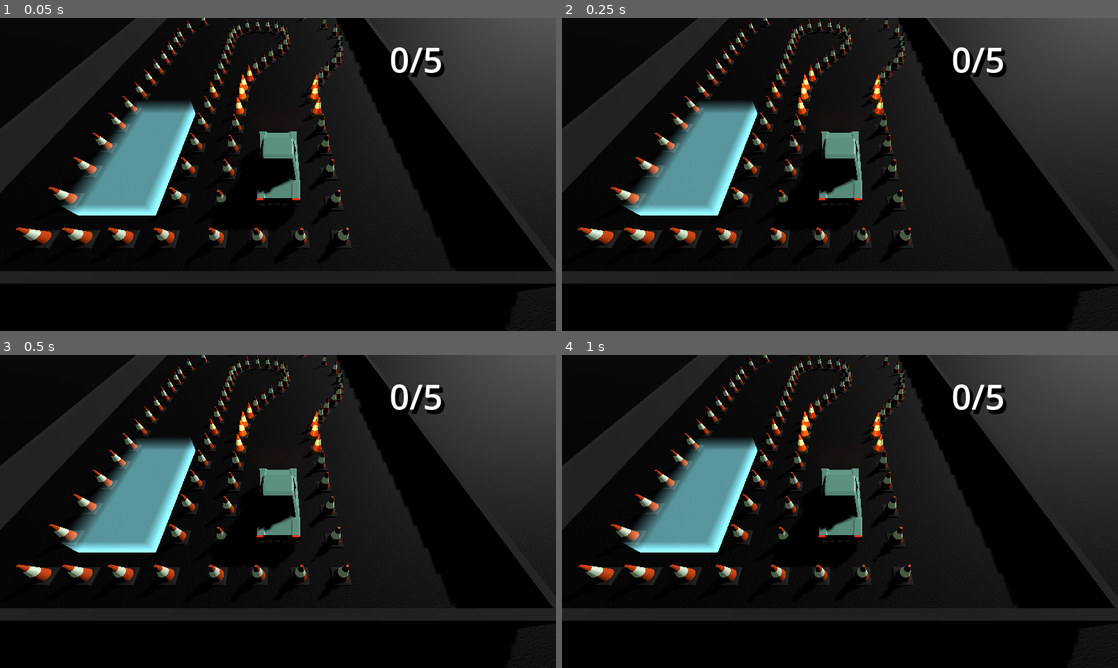
Above: before the commit, frames 1-4 (two rows, left to right).
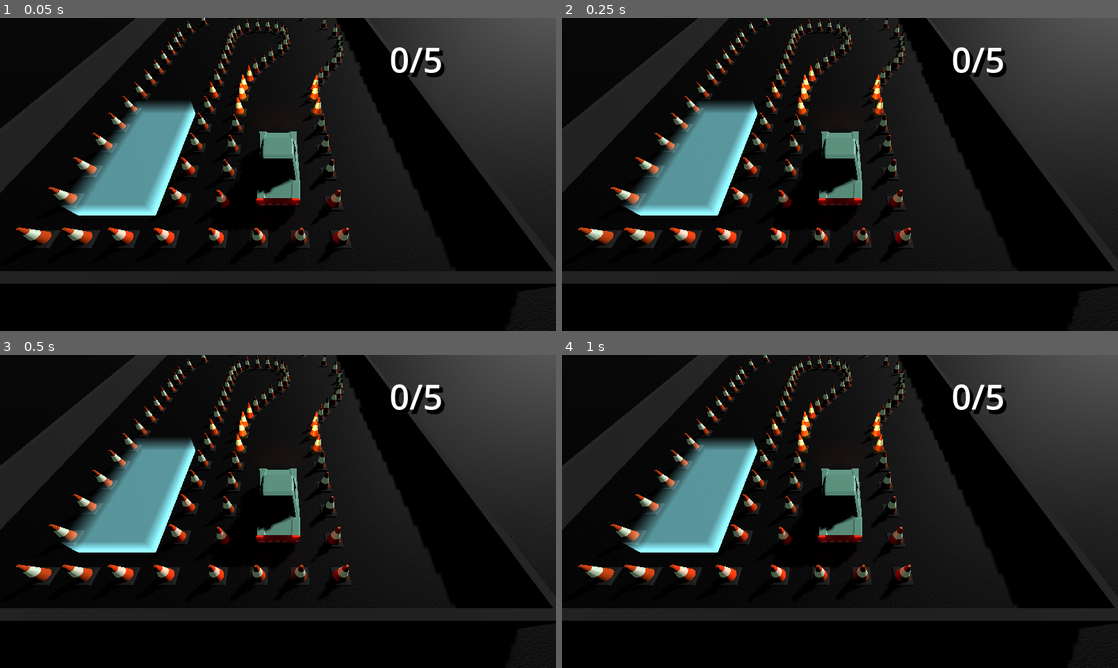
Above: after the commit, the same moments.

Repository: TomMurray/ValetV2
Game: Godot game, scene res://scenes/levels/test.tscn
Two runs of this game, one before a commit and one after it. Both use one fixed random seed, a clock stepped at 60 frames per second and the inputs below.
Inputs:
- Up to frame 1 (0.05 s): no input
- Up to frame 2 (0.25 s): no input
- Up to frame 3 (0.5 s): no input
- Up to frame 4 (1 s): tap Enter at 0.5 s; hold Right (steer_right) from 0.53 s (still down)

The runs differ from the first frame. In frame 1, 0.8% of the frame differs, in the area x 19-63%, y 14-73%; in frame 2, 0.8%; in frame 3, 0.8%; in frame 4, 0.8%.

Commit message:
Save a bunch of tweaking and factoring out chunks of levels and whatnot

Diff:
--- a/scenes/levels/level1.tscn
+++ b/scenes/levels/level1.tscn
@@ -8,35 +8,34 @@
 [ext_resource type="PackedScene" uid="uid://dlcl4g8eeahy7" path="res://scenes/props/traffic_cone.tscn" id="6_8ye1h"]
 [ext_resource type="Script" path="res://scripts/level/level_logic.gd" id="7_2r1ou"]
 [ext_resource type="PackedScene" uid="uid://btsndqkxonpfh" path="res://scenes/props/parking_area.tscn" id="7_xfbd8"]
-[ext_resource type="PackedScene" uid="uid://o8bbuwnr03eo" path="res://scenes/props/world1/multistorey_single_level.tscn" id="9_b4c1i"]
+[ext_resource type="PackedScene" uid="uid://1aps6snaxwys" path="res://scenes/levels/level_chunks/world1/multistorey.tscn" id="9_x1o66"]
 
 [sub_resource type="ProceduralSkyMaterial" id="ProceduralSkyMaterial_odfnc"]
 sky_curve = 0.252269
 ground_bottom_color = Color(0.466667, 0.576471, 0.866667, 1)
 ground_curve = 0.101965
 
-[sub_resource type="Sky" id="Sky_oeblg"]
+[sub_resource type="Sky" id="Sky_ukivk"]
 sky_material = SubResource("ProceduralSkyMaterial_odfnc")
 
 [sub_resource type="Environment" id="Environment_h20ge"]
 background_mode = 2
-sky = SubResource("Sky_oeblg")
+sky = SubResource("Sky_ukivk")
+sdfgi_use_occlusion = true
 glow_enabled = true
 volumetric_fog_enabled = true
-volumetric_fog_density = 0.0551
+volumetric_fog_density = 0.0338
+volumetric_fog_albedo = Color(0.890196, 0.890196, 0.890196, 1)
+volumetric_fog_emission = Color(0.494118, 0.619608, 0.819608, 1)
 
 [sub_resource type="Resource" id="Resource_hvpg7"]
 script = ExtResource("5_jykah")
 max_obstacles_hit = 1
 
-[sub_resource type="StandardMaterial3D" id="StandardMaterial3D_vhv4j"]
-albedo_color = Color(0, 0, 0, 1)
-
-[sub_resource type="PlaneMesh" id="PlaneMesh_2fxmj"]
-material = SubResource("StandardMaterial3D_vhv4j")
-size = Vector2(200, 200)
-
 [node name="Node3D" type="Node3D"]
+
+[node name="WorldEnvironment" type="WorldEnvironment" parent="."]
+environment = SubResource("Environment_h20ge")
 
 [node name="ui" type="CanvasLayer" parent="."]
 
@@ -45,16 +44,19 @@
 [node name="obstacles_counter" parent="ui/end_game_panel/list/obstacle_counter_container" index="0" node_paths=PackedStringArray("level_logic")]
 level_logic = NodePath("../../../../../level_logic")
 
-[node name="WorldEnvironment" type="WorldEnvironment" parent="."]
-environment = SubResource("Environment_h20ge")
-
-[node name="camera" type="Node3D" parent="." node_paths=PackedStringArray("target")]
-transform = Transform3D(1, 0, 0, 0, 1, 0, 0, 0, 1, 0, 0.5, 0)
+[node name="level_logic" type="Node" parent="."]
+script = ExtResource("7_2r1ou")
+objective = SubResource("Resource_hvpg7")
+
+[node name="player_camera" type="Node3D" parent="." node_paths=PackedStringArray("target")]
+transform = Transform3D(-4.37114e-08, 0, -1, 0, 1, 0, 1, 0, -4.37114e-08, 5, 0.5, -7)
 script = ExtResource("1_tdgni")
 target = NodePath("../picocar")
 
-[node name="Camera3D" type="Camera3D" parent="camera" node_paths=PackedStringArray("target")]
-transform = Transform3D(0.658078, 0.240759, -0.71342, 0, 0.9475, 0.319755, 0.75295, -0.210424, 0.623529, 0, 2.241, -2.63)
+[node name="Camera3D" type="Camera3D" parent="player_camera" node_paths=PackedStringArray("target")]
+transform = Transform3D(-1.62921e-07, 0.917332, -0.398123, 0, 0.398123, 0.917332, 1, 1.49452e-07, -6.48625e-08, -2.20013, 5.06941, -4.76837e-07)
+size = 17.0
+near = 0.005
 script = ExtResource("1_fev4h")
 target = NodePath("../../picocar")
 
@@ -63,13 +65,11 @@
 colour = Color(1, 0.368627, 0.12549, 1)
 
 [node name="DirectionalLight3D" type="DirectionalLight3D" parent="."]
-transform = Transform3D(0.707107, 0.5, -0.5, 0, 0.707107, 0.707107, 0.707107, -0.5, 0.5, -7, 6.85145, 6.04361)
-light_volumetric_fog_energy = 2.469
-light_angular_distance = 22.5
-
-[node name="level_logic" type="Node" parent="."]
-script = ExtResource("7_2r1ou")
-objective = SubResource("Resource_hvpg7")
+transform = Transform3D(0.707107, 0.5, -0.5, 0, 0.707107, 0.707107, 0.707107, -0.5, 0.5, -7, 5.85145, 6.04361)
+light_energy = 1.323
+light_angular_distance = 5.62
+shadow_enabled = true
+shadow_blur = 0.6
 
 [node name="obstacles" type="Node3D" parent="."]
 
@@ -233,45 +233,12 @@
 transform = Transform3D(1, 0, 0, 0, 1, 0, 0, 0, 1, 6, 0.5, 9)
 level_logic = NodePath("../../level_logic")
 
-[node name="traffic_cone10" parent="obstacles" node_paths=PackedStringArray("level_logic") instance=ExtResource("6_8ye1h")]
-transform = Transform3D(1, 0, 0, 0, 1, 0, 0, 0, 1, 4, 0.5, -6)
-level_logic = NodePath("../../level_logic")
-
 [node name="parking_area" parent="." instance=ExtResource("7_xfbd8")]
 transform = Transform3D(1.3, 0, 0, 0, 1.3, 0, 0, 0, 2.64, 5, 0.51, 7)
 
-[node name="level_base" type="Node3D" parent="."]
-
-[node name="ground" type="MeshInstance3D" parent="level_base"]
-transform = Transform3D(1, 0, 0, 0, 1, 0, 0, 0, 1, 0, -13, 0)
-mesh = SubResource("PlaneMesh_2fxmj")
-skeleton = NodePath("../..")
-
-[node name="multistorey" type="Node3D" parent="level_base"]
-
-[node name="storey" parent="level_base/multistorey" instance=ExtResource("9_b4c1i")]
-
-[node name="storey3" parent="level_base/multistorey" instance=ExtResource("9_b4c1i")]
-transform = Transform3D(1, 0, 0, 0, 1, 0, 0, 0, 1, 0, -3, 0)
-
-[node name="pillar1" type="CSGBox3D" parent="level_base/multistorey/storey3/walls" index="5"]
-transform = Transform3D(1, 0, 0, 0, 1, 0, 0, 0, 1, 10, 1.3, 12.5)
-size = Vector3(0.4, 2, 0.4)
-
-[node name="pillar2" type="CSGBox3D" parent="level_base/multistorey/storey3/walls" index="6"]
-transform = Transform3D(1, 0, 0, 0, 1, 0, 0, 0, 1, -10, 1.3, 12.5)
-size = Vector3(0.4, 2, 0.4)
-
-[node name="pillar3" type="CSGBox3D" parent="level_base/multistorey/storey3/walls" index="7"]
-transform = Transform3D(1, 0, 0, 0, 1, 0, 0, 0, 1, -10, 1.3, -12.5)
-size = Vector3(0.4, 2, 0.4)
-
-[node name="pillar4" type="CSGBox3D" parent="level_base/multistorey/storey3/walls" index="8"]
-transform = Transform3D(1, 0, 0, 0, 1, 0, 0, 0, 1, 10, 1.3, -12.5)
-size = Vector3(0.4, 2, 0.4)
+[node name="level_base" parent="." instance=ExtResource("9_x1o66")]
 
 [connection signal="complete" from="level_logic" to="ui/end_game_panel" method="_on_level_logic_complete"]
 [connection signal="parked" from="parking_area" to="level_logic" method="on_parked"]
 
 [editable path="ui/end_game_panel"]
-[editable path="level_base/multistorey/storey3"]
--- /dev/null
+++ b/scenes/levels/level_chunks/world1/multistorey.tscn
@@ -0,0 +1,39 @@
+[gd_scene load_steps=5 format=3 uid="uid://1aps6snaxwys"]
+
+[ext_resource type="PackedScene" uid="uid://o8bbuwnr03eo" path="res://scenes/props/world1/multistorey_single_level.tscn" id="1_n03rk"]
+[ext_resource type="PackedScene" uid="uid://ctt833e34g50t" path="res://scenes/props/world1/multistorey_single_level_with_pillars.tscn" id="2_kqb36"]
+
+[sub_resource type="StandardMaterial3D" id="StandardMaterial3D_vhv4j"]
+albedo_color = Color(0, 0, 0, 1)
+
+[sub_resource type="PlaneMesh" id="PlaneMesh_2fxmj"]
+material = SubResource("StandardMaterial3D_vhv4j")
+size = Vector2(200, 200)
+
+[node name="multistorey" type="Node3D"]
+
+[node name="ground" type="MeshInstance3D" parent="."]
+transform = Transform3D(1, 0, 0, 0, 1, 0, 0, 0, 1, 0, -20.5, 0)
+mesh = SubResource("PlaneMesh_2fxmj")
+skeleton = NodePath("../..")
+
+[node name="multistorey" type="Node3D" parent="."]
+transform = Transform3D(1, 0, 0, 0, 1, 0, 0, 0, 1, 0, -3, 0)
+
+[node name="top_level" parent="multistorey" instance=ExtResource("1_n03rk")]
+transform = Transform3D(1, 0, 0, 0, 1, 0, 0, 0, 1, 0, 3, 0)
+
+[node name="multistorey_single_level_with_pillars" parent="multistorey" instance=ExtResource("2_kqb36")]
+transform = Transform3D(1, 0, 0, 0, 1, 0, 0, 0, 1, 0, 2, 0)
+
+[node name="multistorey_single_level_with_pillars2" parent="multistorey" instance=ExtResource("2_kqb36")]
+transform = Transform3D(1, 0, 0, 0, 1, 0, 0, 0, 1, 0, -2, 0)
+
+[node name="multistorey_single_level_with_pillars3" parent="multistorey" instance=ExtResource("2_kqb36")]
+transform = Transform3D(1, 0, 0, 0, 1, 0, 0, 0, 1, 0, -6, 0)
+
+[node name="multistorey_single_level_with_pillars4" parent="multistorey" instance=ExtResource("2_kqb36")]
+transform = Transform3D(1, 0, 0, 0, 1, 0, 0, 0, 1, 0, -10, 0)
+
+[node name="multistorey_single_level_with_pillars5" parent="multistorey" instance=ExtResource("2_kqb36")]
+transform = Transform3D(1, 0, 0, 0, 1, 0, 0, 0, 1, 0, -14, 0)
--- a/scenes/picocar.tscn
+++ b/scenes/picocar.tscn
@@ -7,7 +7,7 @@
 [sub_resource type="BoxShape3D" id="BoxShape3D_fcil1"]
 size = Vector3(1, 1.194, 2.356)
 
-[node name="picocar" node_paths=PackedStringArray("wheel_front_right", "wheel_front_left", "wheel_back_right", "wheel_back_left") instance=ExtResource("1_5i6mq")]
+[node name="picocar" node_paths=PackedStringArray("wheel_front_right", "wheel_front_left", "wheel_back_right", "wheel_back_left", "brake_lights") instance=ExtResource("1_5i6mq")]
 collision_layer = 2
 collision_mask = 5
 script = ExtResource("2_lkg2x")
@@ -15,6 +15,7 @@
 wheel_front_left = NodePath("wheel_fl")
 wheel_back_right = NodePath("wheel_br")
 wheel_back_left = NodePath("wheel_bl")
+brake_lights = [NodePath("brakelight_r"), NodePath("brakelight_l")]
 
 [node name="CollisionShape3D" type="CollisionShape3D" parent="." index="5"]
 transform = Transform3D(1, 0, 0, 0, 1, 0, 0, 0, 1, 0, 0.670243, 0)
@@ -29,14 +30,28 @@
 light_energy = 5.0
 light_volumetric_fog_energy = 2.0
 shadow_enabled = true
+shadow_bias = 0.535
 distance_fade_enabled = true
 
-[node name="headlight_l2" type="SpotLight3D" parent="." index="8"]
+[node name="headlight_r" type="SpotLight3D" parent="." index="8"]
 transform = Transform3D(-1, 0, 8.9407e-08, 0, 1, 0, -8.9407e-08, 0, -1, -0.456, 0.64, 1.178)
 light_color = Color(0.913725, 0.713726, 0.266667, 1)
 light_energy = 5.0
 light_volumetric_fog_energy = 2.0
 shadow_enabled = true
+shadow_bias = 0.535
 distance_fade_enabled = true
 
+[node name="brakelight_r" type="OmniLight3D" parent="." index="9"]
+transform = Transform3D(1, 0, 0, 0, 1, 0, 0, 0, 1, -0.427378, 0.573413, -1.30698)
+light_color = Color(1, 0, 0, 1)
+light_energy = 0.1
+shadow_enabled = true
+
+[node name="brakelight_l" type="OmniLight3D" parent="." index="10"]
+transform = Transform3D(1, 0, 0, 0, 1, 0, 0, 0, 1, 0.427, 0.573458, -1.30678)
+light_color = Color(1, 0, 0, 1)
+light_energy = 0.1
+shadow_enabled = true
+
 [connection signal="parked_status_changed" from="." to="ParkableComponent" method="set_is_parked"]
--- a/scenes/props/world1/multistorey_single_level.tscn
+++ b/scenes/props/world1/multistorey_single_level.tscn
@@ -29,11 +29,11 @@
 use_collision = true
 collision_mask = 7
 
-[node name="wall1" type="CSGBox3D" parent="walls"]
+[node name="wall6" type="CSGBox3D" parent="walls"]
 transform = Transform3D(1, 0, 0, 0, 1, 0, 0, 0, 1, 0, 0.5, 12.6)
 size = Vector3(20.4, 2, 0.2)
 
-[node name="wall2" type="CSGBox3D" parent="walls"]
+[node name="wall7" type="CSGBox3D" parent="walls"]
 transform = Transform3D(1, 0, 0, 0, 1, 0, 0, 0, 1, 0, 0.5, -12.6)
 size = Vector3(20.4, 2, 0.2)
 
@@ -49,82 +49,75 @@
 transform = Transform3D(-4.37114e-08, 0, -1, 0, 1, 0, 1, 0, -4.37114e-08, 0, -0.6, 0)
 size = Vector3(25.4, 0.2, 20.4)
 
-[node name="light_cover" parent="walls" instance=ExtResource("3_hvo14")]
-transform = Transform3D(1, 0, 0, 0, 1, 0, 0, 0, 1, 0, 1.00904, -12.5238)
-
-[node name="OmniLight3D" type="OmniLight3D" parent="walls/light_cover"]
-transform = Transform3D(1, 0, 0, 0, 1, 0, 0, 0, 1, 0, 0.123771, 0)
-light_color = Color(1, 0.827451, 0.52549, 1)
-light_energy = 2.083
-light_indirect_energy = 1.889
-
-[node name="light_cover5" parent="walls" instance=ExtResource("3_hvo14")]
+[node name="light_covers" type="Node3D" parent="."]
+
+[node name="light_cover5" parent="light_covers" instance=ExtResource("3_hvo14")]
 transform = Transform3D(1, 0, 0, 0, 1, 0, 0, 0, 1, 8, 1.00904, -12.5238)
 
-[node name="OmniLight3D" type="OmniLight3D" parent="walls/light_cover5"]
-transform = Transform3D(1, 0, 0, 0, 1, 0, 0, 0, 1, 0, 0.123771, 0)
-light_color = Color(1, 0.827451, 0.52549, 1)
-light_energy = 2.083
-light_indirect_energy = 1.889
-
-[node name="light_cover2" parent="walls" instance=ExtResource("3_hvo14")]
+[node name="OmniLight3D" type="OmniLight3D" parent="light_covers/light_cover5"]
+transform = Transform3D(1, 0, 0, 0, 1, 0, 0, 0, 1, 0, 0.123771, 0)
+light_color = Color(1, 0.827451, 0.52549, 1)
+light_energy = 2.083
+light_indirect_energy = 1.889
+
+[node name="light_cover2" parent="light_covers" instance=ExtResource("3_hvo14")]
 transform = Transform3D(1, 0, 0, 0, 1, 0, 0, 0, 1, 4, 1.00904, -12.5238)
 
-[node name="OmniLight3D" type="OmniLight3D" parent="walls/light_cover2"]
-transform = Transform3D(1, 0, 0, 0, 1, 0, 0, 0, 1, 0, 0.123771, 0)
-light_color = Color(1, 0.827451, 0.52549, 1)
-light_energy = 2.083
-light_indirect_energy = 1.889
-
-[node name="light_cover3" parent="walls" instance=ExtResource("3_hvo14")]
+[node name="OmniLight3D" type="OmniLight3D" parent="light_covers/light_cover2"]
+transform = Transform3D(1, 0, 0, 0, 1, 0, 0, 0, 1, 0, 0.123771, 0)
+light_color = Color(1, 0.827451, 0.52549, 1)
+light_energy = 2.083
+light_indirect_energy = 1.889
+
+[node name="light_cover3" parent="light_covers" instance=ExtResource("3_hvo14")]
 transform = Transform3D(1, 0, 0, 0, 1, 0, 0, 0, 1, -4, 1.00904, -12.5238)
 
-[node name="OmniLight3D" type="OmniLight3D" parent="walls/light_cover3"]
-transform = Transform3D(1, 0, 0, 0, 1, 0, 0, 0, 1, 0, 0.123771, 0)
-light_color = Color(1, 0.827451, 0.52549, 1)
-light_energy = 2.083
-light_indirect_energy = 1.889
-
-[node name="light_cover4" parent="walls" instance=ExtResource("3_hvo14")]
+[node name="OmniLight3D" type="OmniLight3D" parent="light_covers/light_cover3"]
+transform = Transform3D(1, 0, 0, 0, 1, 0, 0, 0, 1, 0, 0.123771, 0)
+light_color = Color(1, 0.827451, 0.52549, 1)
+light_energy = 2.083
+light_indirect_energy = 1.889
+
+[node name="light_cover4" parent="light_covers" instance=ExtResource("3_hvo14")]
 transform = Transform3D(1, 0, 0, 0, 1, 0, 0, 0, 1, -8, 1.00904, -12.5238)
 
-[node name="OmniLight3D" type="OmniLight3D" parent="walls/light_cover4"]
-transform = Transform3D(1, 0, 0, 0, 1, 0, 0, 0, 1, 0, 0.123771, 0)
-light_color = Color(1, 0.827451, 0.52549, 1)
-light_energy = 2.083
-light_indirect_energy = 1.889
-
-[node name="light_cover7" parent="walls" instance=ExtResource("3_hvo14")]
+[node name="OmniLight3D" type="OmniLight3D" parent="light_covers/light_cover4"]
+transform = Transform3D(1, 0, 0, 0, 1, 0, 0, 0, 1, 0, 0.123771, 0)
+light_color = Color(1, 0.827451, 0.52549, 1)
+light_energy = 2.083
+light_indirect_energy = 1.889
+
+[node name="light_cover7" parent="light_covers" instance=ExtResource("3_hvo14")]
 transform = Transform3D(-1, 0, -8.74228e-08, 0, 1, 0, 8.74228e-08, 0, -1, -8, 1.00904, 12.4762)
 
-[node name="OmniLight3D" type="OmniLight3D" parent="walls/light_cover7"]
-transform = Transform3D(1, 0, 0, 0, 1, 0, 0, 0, 1, 0, 0.123771, 0)
-light_color = Color(1, 0.827451, 0.52549, 1)
-light_energy = 2.083
-light_indirect_energy = 1.889
-
-[node name="light_cover8" parent="walls" instance=ExtResource("3_hvo14")]
+[node name="OmniLight3D" type="OmniLight3D" parent="light_covers/light_cover7"]
+transform = Transform3D(1, 0, 0, 0, 1, 0, 0, 0, 1, 0, 0.123771, 0)
+light_color = Color(1, 0.827451, 0.52549, 1)
+light_energy = 2.083
+light_indirect_energy = 1.889
+
+[node name="light_cover8" parent="light_covers" instance=ExtResource("3_hvo14")]
 transform = Transform3D(-1, 0, -8.74228e-08, 0, 1, 0, 8.74228e-08, 0, -1, -4, 1.00904, 12.4762)
 
-[node name="OmniLight3D" type="OmniLight3D" parent="walls/light_cover8"]
-transform = Transform3D(1, 0, 0, 0, 1, 0, 0, 0, 1, 0, 0.123771, 0)
-light_color = Color(1, 0.827451, 0.52549, 1)
-light_energy = 2.083
-light_indirect_energy = 1.889
-
-[node name="light_cover9" parent="walls" instance=ExtResource("3_hvo14")]
+[node name="OmniLight3D" type="OmniLight3D" parent="light_covers/light_cover8"]
+transform = Transform3D(1, 0, 0, 0, 1, 0, 0, 0, 1, 0, 0.123771, 0)
+light_color = Color(1, 0.827451, 0.52549, 1)
+light_energy = 2.083
+light_indirect_energy = 1.889
+
+[node name="light_cover9" parent="light_covers" instance=ExtResource("3_hvo14")]
 transform = Transform3D(-1, 0, -8.74228e-08, 0, 1, 0, 8.74228e-08, 0, -1, 4, 1.00904, 12.4762)
 
-[node name="OmniLight3D" type="OmniLight3D" parent="walls/light_cover9"]
-transform = Transform3D(1, 0, 0, 0, 1, 0, 0, 0, 1, 0, 0.123771, 0)
-light_color = Color(1, 0.827451, 0.52549, 1)
-light_energy = 2.083
-light_indirect_energy = 1.889
-
-[node name="light_cover10" parent="walls" instance=ExtResource("3_hvo14")]
+[node name="OmniLight3D" type="OmniLight3D" parent="light_covers/light_cover9"]
+transform = Transform3D(1, 0, 0, 0, 1, 0, 0, 0, 1, 0, 0.123771, 0)
+light_color = Color(1, 0.827451, 0.52549, 1)
+light_energy = 2.083
+light_indirect_energy = 1.889
+
+[node name="light_cover10" parent="light_covers" instance=ExtResource("3_hvo14")]
 transform = Transform3D(-1, 0, -8.74228e-08, 0, 1, 0, 8.74228e-08, 0, -1, 8, 1.00904, 12.4762)
 
-[node name="OmniLight3D" type="OmniLight3D" parent="walls/light_cover10"]
+[node name="OmniLight3D" type="OmniLight3D" parent="light_covers/light_cover10"]
 transform = Transform3D(1, 0, 0, 0, 1, 0, 0, 0, 1, 0, 0.123771, 0)
 light_color = Color(1, 0.827451, 0.52549, 1)
 light_energy = 2.083
--- /dev/null
+++ b/scenes/props/world1/multistorey_single_level_with_pillars.tscn
@@ -0,0 +1,26 @@
+[gd_scene load_steps=2 format=3 uid="uid://ctt833e34g50t"]
+
+[ext_resource type="PackedScene" uid="uid://o8bbuwnr03eo" path="res://scenes/props/world1/multistorey_single_level.tscn" id="1_mejde"]
+
+[node name="multistorey_single_level_with_pillars" type="Node3D"]
+
+[node name="multistorey_single_level" parent="." instance=ExtResource("1_mejde")]
+transform = Transform3D(1, 0, 0, 0, 1, 0, 0, 0, 1, 0, -3, 0)
+
+[node name="pillar1" type="CSGBox3D" parent="multistorey_single_level/walls" index="5"]
+transform = Transform3D(1, 0, 0, 0, 1, 0, 0, 0, 1, 10, 1.8, 12.5)
+size = Vector3(0.4, 3, 0.4)
+
+[node name="pillar2" type="CSGBox3D" parent="multistorey_single_level/walls" index="6"]
+transform = Transform3D(1, 0, 0, 0, 1, 0, 0, 0, 1, -10, 1.8, 12.5)
+size = Vector3(0.4, 3, 0.4)
+
+[node name="pillar3" type="CSGBox3D" parent="multistorey_single_level/walls" index="7"]
+transform = Transform3D(1, 0, 0, 0, 1, 0, 0, 0, 1, -10, 1.8, -12.5)
+size = Vector3(0.4, 3, 0.4)
+
+[node name="pillar4" type="CSGBox3D" parent="multistorey_single_level/walls" index="8"]
+transform = Transform3D(1, 0, 0, 0, 1, 0, 0, 0, 1, 10, 1.8, -12.5)
+size = Vector3(0.4, 3, 0.4)
+
+[editable path="multistorey_single_level"]
--- a/scripts/follow.gd
+++ b/scripts/follow.gd
@@ -1,8 +1,10 @@
+@tool
 extends Node3D
 class_name Follow
 
 @export var target : Node3D
+@export var offset := Vector3.ZERO
 
 # Called every frame. 'delta' is the elapsed time since the previous frame.
 func _process(delta):
-	position = target.position
+	position = target.position + offset
--- a/scripts/picocar.gd
+++ b/scripts/picocar.gd
@@ -19,6 +19,9 @@
 @export var wheel_back_right : Node3D
 @export var wheel_back_left : Node3D
 
+@export_category("lights")
+@export var brake_lights : Array[OmniLight3D]
+
 @export_category("General motion")
 @export var max_steer_angle : float = 40.0
 @export var steer_per_sec : float = 120.0
@@ -123,6 +126,9 @@
 			# FIXME: Magic numbers, what does '5.0' velocity mean really?
 			var factor := maxf(0.3, minf(5.0, absf(prev_forward_velocity)) / 5.0)
 			accel_per_sec = brake_decel_per_sec * factor
+
+		for light in brake_lights:
+			light.light_energy = 0.5 if is_braking else 0.1
 
 		# Apply acceleration
 		var velocity_delta = accel * accel_per_sec * delta
Not shown: 1 places in scenes/levels/level1.tscn that only renumber resources
